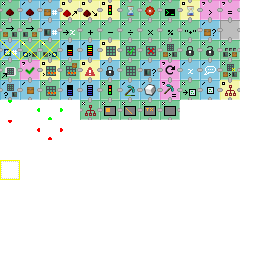
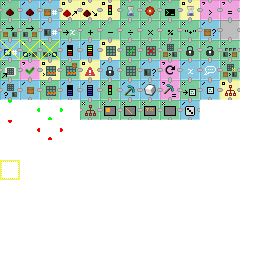
Layer changes from the first w=256, h=256 image to the second:
painted on "icons.png" over [180, 100, 200, 120]
